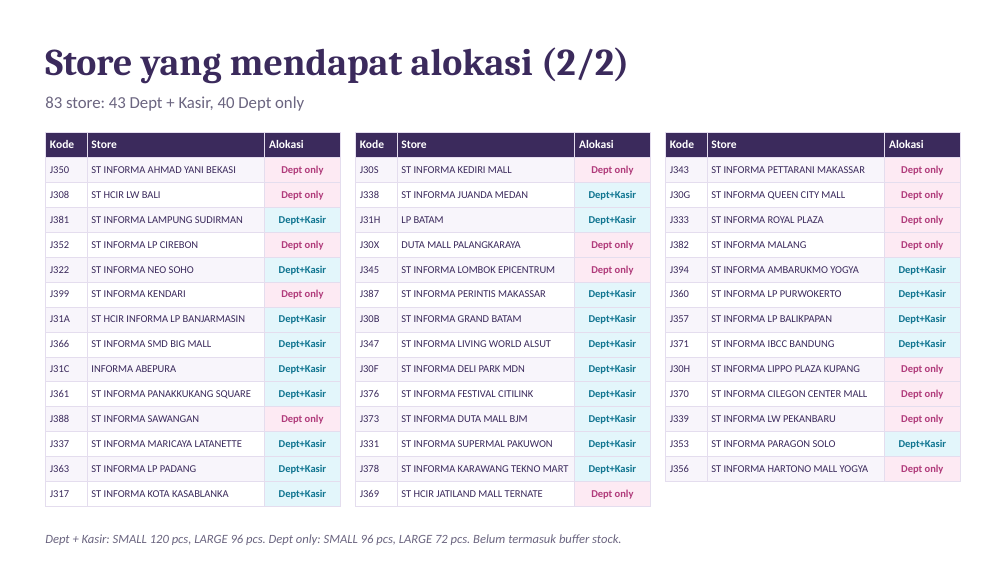
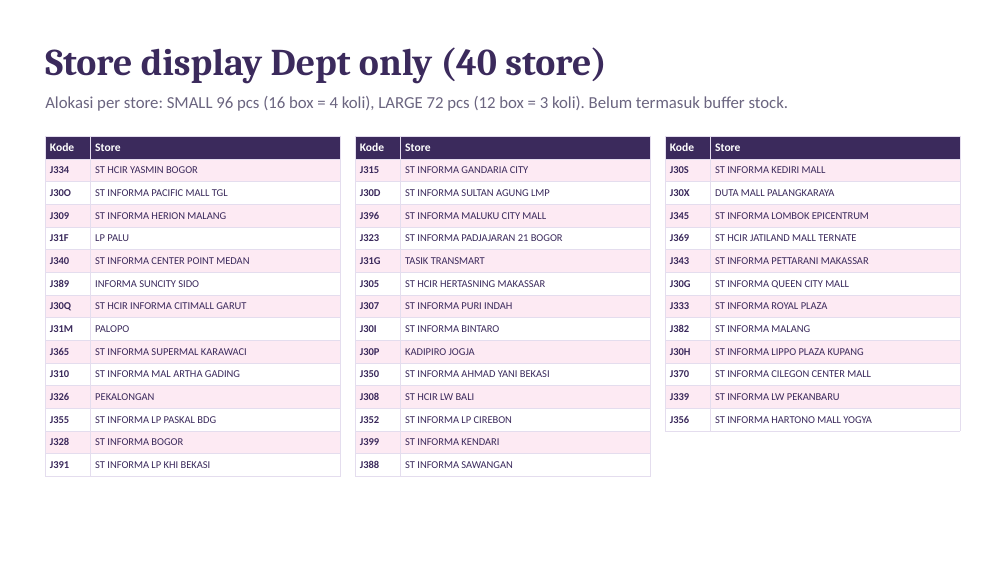
Before and after one commit to eriehermawan-hci/Testing-Erie, a slide deck: slide 7 of Instruksi_Display_Blind_Box_Thermal.pptx. Drawn at 1008x567 pixels with LibreOffice and Linux fonts; fonts in the diff are those of the drawing. Boxes give left, top, right and bottom in pixels: in the first picture for what was removed or moved away, otherwise in the second. Text is boxed around its words. In the diff, an @@ line names an element or a change of style, - is before the commit and + after.

```diff
--- a/Instruksi_Display_Blind_Box_Thermal.pptx
+++ b/Instruksi_Display_Blind_Box_Thermal.pptx
@@ text at bbox=[45, 47, 606, 84]: text changed @@
-Store yang mendapat alokasi (2/2)
+Store display Dept only (40 store)
@@ text at bbox=[45, 96, 789, 111]: text changed @@
-83 store: 43 Dept + Kasir, 40 Dept only
+Alokasi per store: SMALL 96 pcs (16 box = 4 koli), LARGE 72 pcs (12 box = 3 koli). Belum termasuk buffer stock.
@@ table at bbox=[45, 136, 340, 472] @@
-column 1: Kode | J350 | J308 | J381 | J352 | J322 | J399 | J31A | J366 | J31C | J361 | J388 | J337 | J363 | J317
-column 2: Store | ST INFORMA AHMAD YANI BEKASI | ST HCIR LW BALI | ST INFORMA LAMPUNG SUDIRMAN | ST INFORMA LP CIREBON | ST INFORMA NEO SOHO | ST INFORMA KENDARI | ST HCIR INFORMA LP BANJARMASIN | ST INFORMA SMD BIG MALL | INFORMA ABEPURA | ST INFORMA PANAKKUKANG SQUARE | ST INFORMA SAWANGAN | ST INFORMA MARICAYA LATANETTE | ST INFORMA LP PADANG | ST INFORMA KOTA KASABLANKA
-column 3: Alokasi | Dept only | Dept only | Dept+Kasir | Dept only | Dept+Kasir | Dept only | Dept+Kasir | Dept+Kasir | Dept+Kasir | Dept+Kasir | Dept only | Dept+Kasir | Dept+Kasir | Dept+Kasir
+column 1: Kode | J334 | J30O | J309 | J31F | J340 | J389 | J30Q | J31M | J365 | J310 | J326 | J355 | J328 | J391
+column 2: Store | ST HCIR YASMIN BOGOR | ST INFORMA PACIFIC MALL TGL | ST INFORMA HERION MALANG | LP PALU | ST INFORMA CENTER POINT MEDAN | INFORMA SUNCITY SIDO | ST HCIR INFORMA CITIMALL GARUT | PALOPO | ST INFORMA SUPERMAL KARAWACI | ST INFORMA MAL ARTHA GADING | PEKALONGAN | ST INFORMA LP PASKAL BDG | ST INFORMA BOGOR | ST INFORMA LP KHI BEKASI
@@ table: place and size @@
-table at bbox=[45, 132, 340, 503]
+table at bbox=[45, 136, 340, 472]
@@ table at bbox=[355, 136, 650, 472] @@
-column 1: Kode | J30S | J338 | J31H | J30X | J345 | J387 | J30B | J347 | J30F | J376 | J373 | J331 | J378 | J369
-column 2: Store | ST INFORMA KEDIRI MALL | ST INFORMA JUANDA MEDAN | LP BATAM | DUTA MALL PALANGKARAYA | ST INFORMA LOMBOK EPICENTRUM | ST INFORMA PERINTIS MAKASSAR | ST INFORMA GRAND BATAM | ST INFORMA LIVING WORLD ALSUT | ST INFORMA DELI PARK MDN | ST INFORMA FESTIVAL CITILINK | ST INFORMA DUTA MALL BJM | ST INFORMA SUPERMAL PAKUWON | ST INFORMA KARAWANG TEKNO MART | ST HCIR JATILAND MALL TERNATE
-column 3: Alokasi | Dept only | Dept+Kasir | Dept+Kasir | Dept only | Dept only | Dept+Kasir | Dept+Kasir | Dept+Kasir | Dept+Kasir | Dept+Kasir | Dept+Kasir | Dept+Kasir | Dept+Kasir | Dept only
+column 1: Kode | J315 | J30D | J396 | J323 | J31G | J305 | J307 | J30I | J30P | J350 | J308 | J352 | J399 | J388
+column 2: Store | ST INFORMA GANDARIA CITY | ST INFORMA SULTAN AGUNG LMP | ST INFORMA MALUKU CITY MALL | ST INFORMA PADJAJARAN 21 BOGOR | TASIK TRANSMART | ST HCIR HERTASNING MAKASSAR | ST INFORMA PURI INDAH | ST INFORMA BINTARO | KADIPIRO JOGJA | ST INFORMA AHMAD YANI BEKASI | ST HCIR LW BALI | ST INFORMA LP CIREBON | ST INFORMA KENDARI | ST INFORMA SAWANGAN
@@ table: place and size @@
-table at bbox=[355, 132, 650, 503]
+table at bbox=[355, 136, 650, 472]
@@ table at bbox=[665, 136, 960, 427] @@
-Kode | Store | Alokasi
-J343 | ST INFORMA PETTARANI MAKASSAR | Dept only
-J30G | ST INFORMA QUEEN CITY MALL | Dept only
-J333 | ST INFORMA ROYAL PLAZA | Dept only
-J382 | ST INFORMA MALANG | Dept only
-J394 | ST INFORMA AMBARUKMO YOGYA | Dept+Kasir
-J360 | ST INFORMA LP PURWOKERTO | Dept+Kasir
-J357 | ST INFORMA LP BALIKPAPAN | Dept+Kasir
-J371 | ST INFORMA IBCC BANDUNG | Dept+Kasir
-J30H | ST INFORMA LIPPO PLAZA KUPANG | Dept only
-J370 | ST INFORMA CILEGON CENTER MALL | Dept only
-J339 | ST INFORMA LW PEKANBARU | Dept only
-J353 | ST INFORMA PARAGON SOLO | Dept+Kasir
-J356 | ST INFORMA HARTONO MALL YOGYA | Dept only
+Kode | Store
+J30S | ST INFORMA KEDIRI MALL
+J30X | DUTA MALL PALANGKARAYA
+J345 | ST INFORMA LOMBOK EPICENTRUM
+J369 | ST HCIR JATILAND MALL TERNATE
+J343 | ST INFORMA PETTARANI MAKASSAR
+J30G | ST INFORMA QUEEN CITY MALL
+J333 | ST INFORMA ROYAL PLAZA
+J382 | ST INFORMA MALANG
+J30H | ST INFORMA LIPPO PLAZA KUPANG
+J370 | ST INFORMA CILEGON CENTER MALL
+J339 | ST INFORMA LW PEKANBARU
+J356 | ST INFORMA HARTONO MALL YOGYA
@@ table: place and size @@
-table at bbox=[665, 132, 960, 478]
+table at bbox=[665, 136, 960, 427]
@@ text removed at bbox=[45, 534, 621, 545] @@
-Dept + Kasir: SMALL 120 pcs, LARGE 96 pcs. Dept only: SMALL 96 pcs, LARGE 72 pcs. Belum termasuk buffer stock.
```
Also in this commit, not shown: 1 other slide changed.
